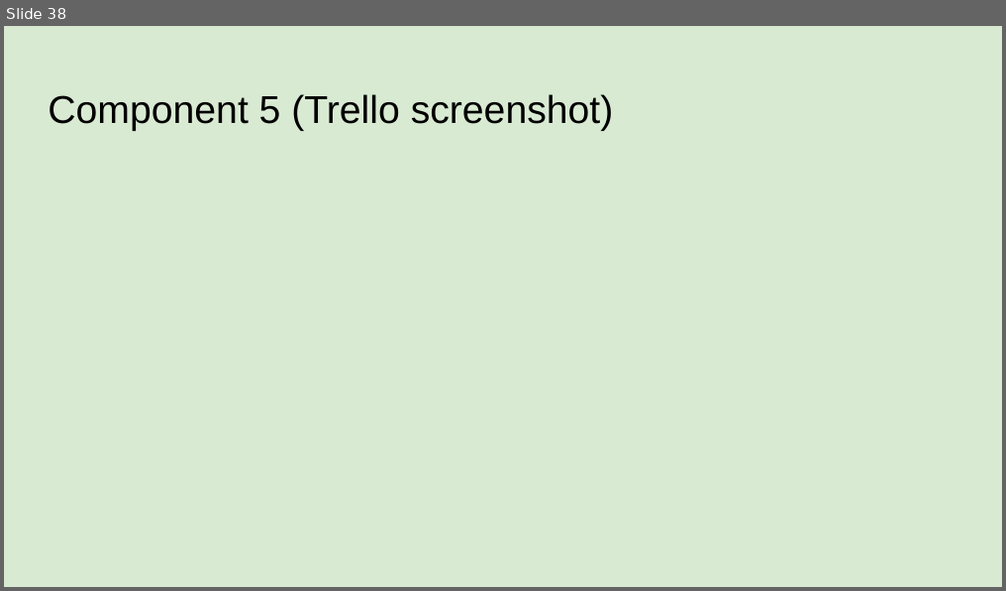
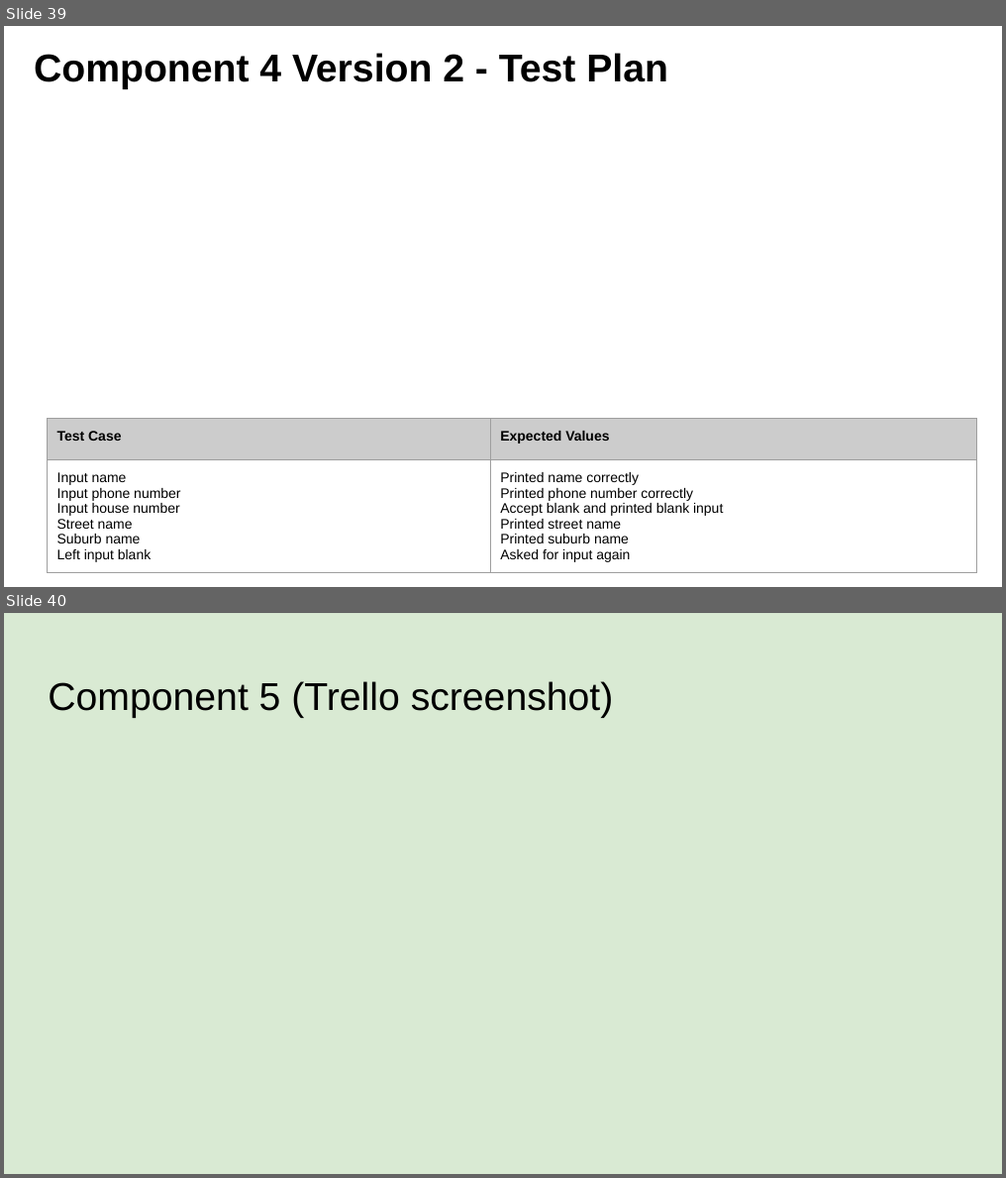
Before and after one commit to danettp/ds_nuts_bot, a slide deck: Danett Pepito - 000_91896 _ 91897 Documentation - 2150400 (Git).pptx. Shown one above the other, each under a label of ours: slide 38 before the commit, slides 39 and 40 after it. The pictures are 1006x591 and 1006x1178 pixels, drawn with LibreOffice and Linux fonts; fonts in the diff are those of the drawing; background and template pictures are left out. Boxes give left, top, right and bottom in pixels: in the first picture for what was removed or moved away, otherwise in the second. Text is boxed around its words. In the diff, an @@ line names an element or a change of style, - is before the commit and + after.

Commit message:
Created delivery file
Delivery function asks for name, phone, house number, street name, and suburb.

```diff
--- a/Danett Pepito - 000_91896 _ 91897 Documentation - 2150400 (Git).pptx
+++ b/Danett Pepito - 000_91896 _ 91897 Documentation - 2150400 (Git).pptx
@@ slide 39 added at (4,26,1002,587), background picture (left out) @@
@@ title added at (34,53,668,89), 28 pt, text #000000, bold @@
+Component 4 Version 2 - Test Plan
@@ table added at (47,419,977,580), 2 rows, 2 columns @@
+Test Case | Expected Values
+Input name / Input phone number / Input house number / Street name / Suburb name / Left input blank | Printed name correctly / Printed phone number correctly / Accept blank and printed blank input / Printed street name / Printed suburb name / Asked for input again
@@ what was slide 38 is now slide 40 @@
```
Also in this commit, not shown: 1 slide changed, 1 other slide added, 1 other file.
